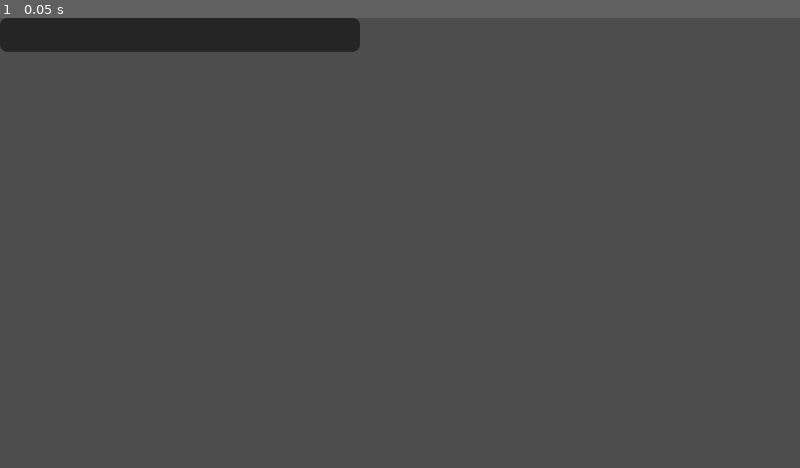
Above: before the commit, frame 1.
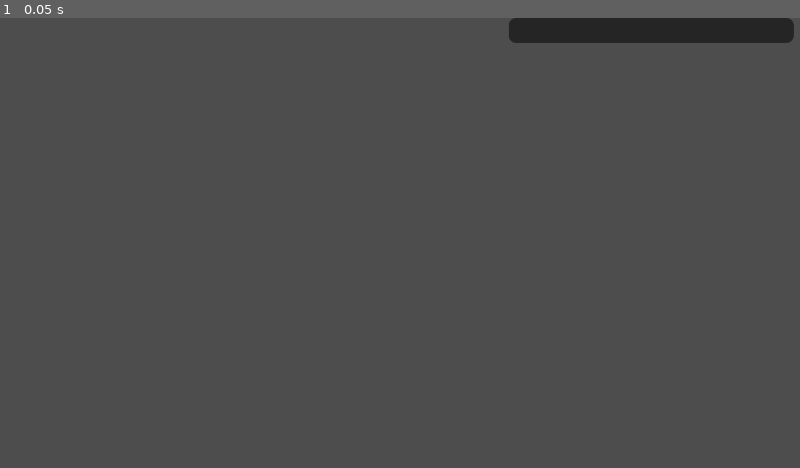
Above: after the commit, the same moment.

Repository: minotaa/coloma-co
Game: Godot game, scene res://scenes/toast.tscn
The game is run twice, just before and just after one commit, with the same random seed, the same clock (stepped at 60 frames per second) and the same inputs. This scene is started directly instead of the project's main scene.
Inputs:
- Up to frame 1 (0.05 s): no input

The runs differ from the first frame. In frame 1, 5.3% of the frame differs, in the area x 0-100%, y 0-8%.

Commit message:
make toasts on the right, add the star, fix the pickup sfx

Diff:
--- a/project.godot
+++ b/project.godot
@@ -14,6 +14,10 @@
 run/main_scene="res://scenes/map.tscn"
 config/features=PackedStringArray("4.4", "Mobile")
 run/max_fps=60
+boot_splash/bg_color=Color(0.803922, 0.635294, 0.568627, 1)
+boot_splash/fullsize=false
+boot_splash/use_filter=false
+boot_splash/image="uid://b5o3rft0ai2nl"
 config/icon="res://assets/sprites/logo.png"
 
 [autoload]
@@ -27,6 +31,7 @@
 
 window/size/viewport_width=1280
 window/size/viewport_height=720
+window/size/mode=3
 window/stretch/mode="viewport"
 window/stretch/aspect="expand"
 
@@ -90,3 +95,4 @@
 [rendering]
 
 textures/canvas_textures/default_texture_filter=0
+renderer/rendering_method="mobile"
--- a/scenes/toast.tscn
+++ b/scenes/toast.tscn
@@ -17,23 +17,28 @@
 [sub_resource type="LabelSettings" id="LabelSettings_pnte4"]
 line_spacing = 0.0
 font = ExtResource("2_nfg8w")
-font_size = 33
+font_size = 22
 outline_color = Color(0, 0, 0, 1)
 
 [node name="Toast" type="Control"]
 layout_mode = 3
-anchor_right = 0.3
-anchor_bottom = 0.167
-offset_bottom = 599.76
+anchor_right = 0.356
+anchor_bottom = 0.056
+offset_right = 0.320007
+offset_bottom = -0.32
 grow_horizontal = 2
 grow_vertical = 2
 script = ExtResource("1_wdpxc")
 
 [node name="Label" type="Label" parent="."]
 layout_mode = 1
-offset_right = 576.0
-offset_bottom = 50.0
+anchors_preset = 15
+anchor_right = 1.0
+anchor_bottom = 1.0
+grow_horizontal = 2
+grow_vertical = 2
 theme_override_styles/normal = SubResource("StyleBoxFlat_ssdqt")
 label_settings = SubResource("LabelSettings_pnte4")
+horizontal_alignment = 2
 vertical_alignment = 1
 autowrap_mode = 2
--- a/scripts/toast_resource.gd
+++ b/scripts/toast_resource.gd
@@ -5,6 +5,7 @@
 var is_counter := false
 
 func _ready():
+	position = Vector2(get_viewport_rect().size.x - $Label.get_rect().size.x - 10, 0)
 	await get_tree().process_frame
 
 	if not is_counter:
@@ -19,13 +20,13 @@
 func init(config: Dictionary) -> void:
 	update_text(config.text)
 
-	if config.text.begins_with("+") and config.text.ends_with("more"):
+	if config.text.ends_with("more..."):
 		is_counter = true
 
 func move_to(target_y: float) -> void:
 	await get_tree().process_frame
 	var tween = get_tree().create_tween()
-	tween.tween_property(self, "position", Vector2(20, target_y), 0.3) \
+	tween.tween_property(self, "position", Vector2(get_viewport_rect().size.x - $Label.get_rect().size.x - 10, target_y), 0.3) \
 		.set_trans(Tween.TRANS_QUINT) \
 		.set_ease(Tween.EASE_OUT)
 
--- a/scripts/toastmanager.gd
+++ b/scripts/toastmanager.gd
@@ -29,7 +29,7 @@
 
 		if excess_count > 0:
 			if counter_toast:
-				counter_toast.update_text("+%d more" % excess_count)
+				counter_toast.update_text("%d more..." % excess_count)
 			else:
 				_replace_last_toast_with_counter(excess_count)
 
@@ -53,7 +53,7 @@
 	var counter_toast = toast_resource.instantiate()
 	canvas_layer.add_child(counter_toast)
 	toasts.append(counter_toast)
-	counter_toast.init({ "text": "+%d more" % excess_count })
+	counter_toast.init({ "text": "%d more..." % excess_count })
 	counter_toast.set_meta("is_counter", true)
 
 	counter_toast.disconnect("toast_faded", Callable(self, "_on_toast_removed"))
@@ -81,7 +81,7 @@
 	var counter_toast = _get_counter_toast()
 	if counter_toast:
 		if toast_queue.size() > 0:
-			counter_toast.update_text("+%d more" % toast_queue.size())
+			counter_toast.update_text("%d more..." % toast_queue.size())
 		else:
 			toasts.erase(counter_toast)
 			counter_toast.queue_free()
Not shown, changed: assets/sounds/pickup.wav.import
Binary file added: star.png
Not shown, added: star.png.import
Not shown, changed: assets/sounds/pickup.wav
